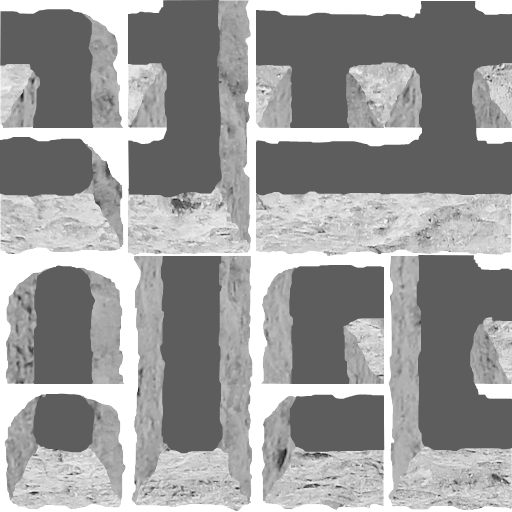
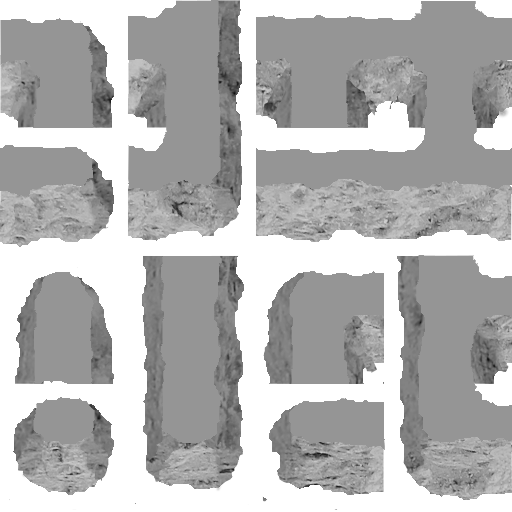
Layers edited between the first and the second 512 x 512 image:
renamed "plan" to "roof", painted on it, masked it over [left=0, top=0, right=512, bottom=454]
renamed "rock" to "corners", showed it, moved it above "rock-front", painted on it, masked it over [left=8, top=54, right=512, bottom=492]
painted on "rock-front" over [left=0, top=41, right=512, bottom=511]
painted on "rock-right" over [left=76, top=0, right=512, bottom=505]
painted on "rock-left" over [left=1, top=57, right=433, bottom=505]
